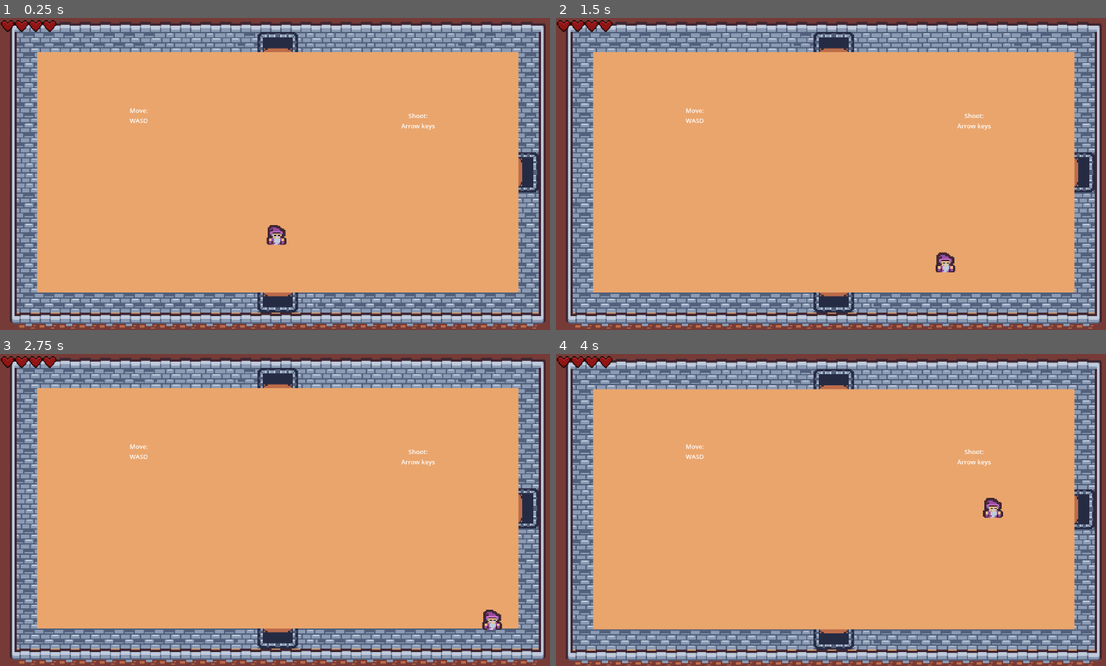
Above: before the commit, frames 1-4 (two rows, left to right).
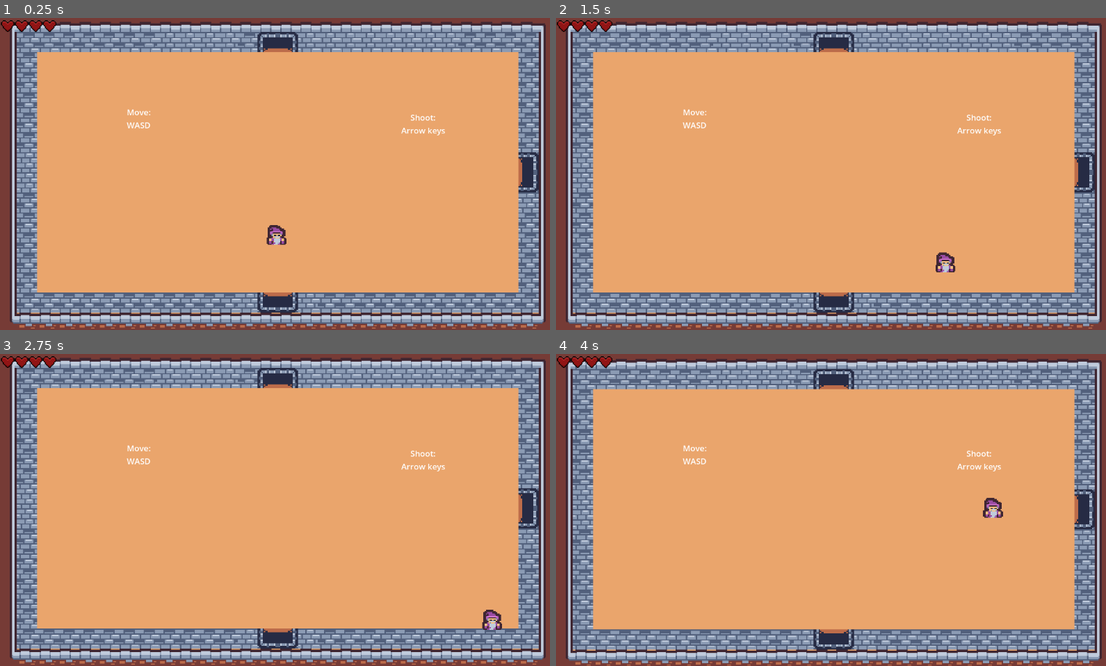
Above: after the commit, the same moments.

Repository: tiihonenleevi/Bachelor-Thesis-Project
Game: Godot game, scene res://scenes/gameplay.tscn
Two runs of this game, one before a commit and one after it. Both use one fixed random seed, a clock stepped at 60 frames per second and the inputs below.
Inputs:
- Up to frame 1 (0.25 s): no input
- Up to frame 2 (1.5 s): tap Enter at 0.5 s; hold D (move_right) 0.53-1.28 s; tap 0 (change_doors) at 0.6, 1.35 s; hold S (move_down) from 1.28 s (still down)
- Up to frame 3 (2.75 s): tap Space at 2 s; release S (move_down) at 2.03 s; hold D (move_right) from 2.03 s (still down); tap 0 (change_doors) at 2.1 s
- Up to frame 4 (4 s): release D (move_right) at 2.78 s; hold W (move_up) 2.78-3.53 s; tap 0 (change_doors) at 2.85, 3.6 s; hold A (move_left) from 3.53 s (still down)

The runs differ from the first frame. In frame 1, 0.3% of the frame differs, in the area x 23-81%, y 28-38%; in frame 2, 0.3%; in frame 3, 0.3%; in frame 4, 0.3%.

Commit message:
increase label font

Diff:
--- a/scenes/gameplay.tscn
+++ b/scenes/gameplay.tscn
@@ -6,7 +6,7 @@
 [ext_resource type="PackedScene" uid="uid://p4ve50vg8wol" path="res://scenes/ui/heart_container.tscn" id="4_ct7aa"]
 
 [sub_resource type="LabelSettings" id="LabelSettings_ct7aa"]
-font_size = 13
+font_size = 17
 
 [node name="Gameplay" type="Node2D" groups=["Gameplay"]]
 script = ExtResource("1_7biu0")
